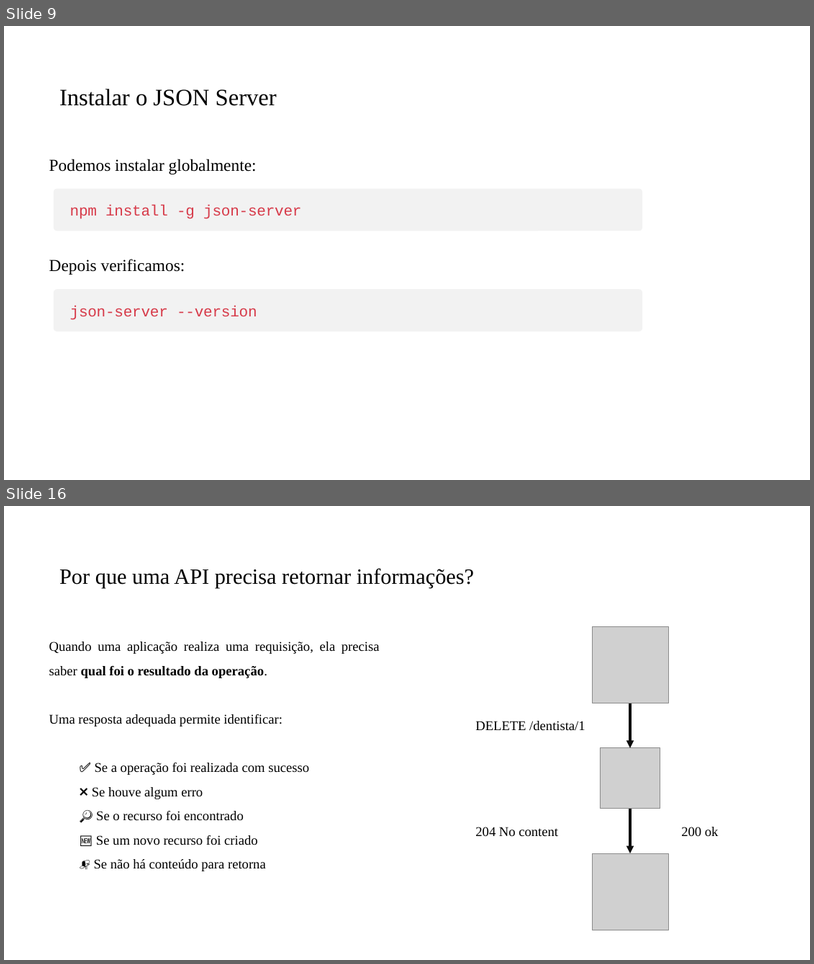
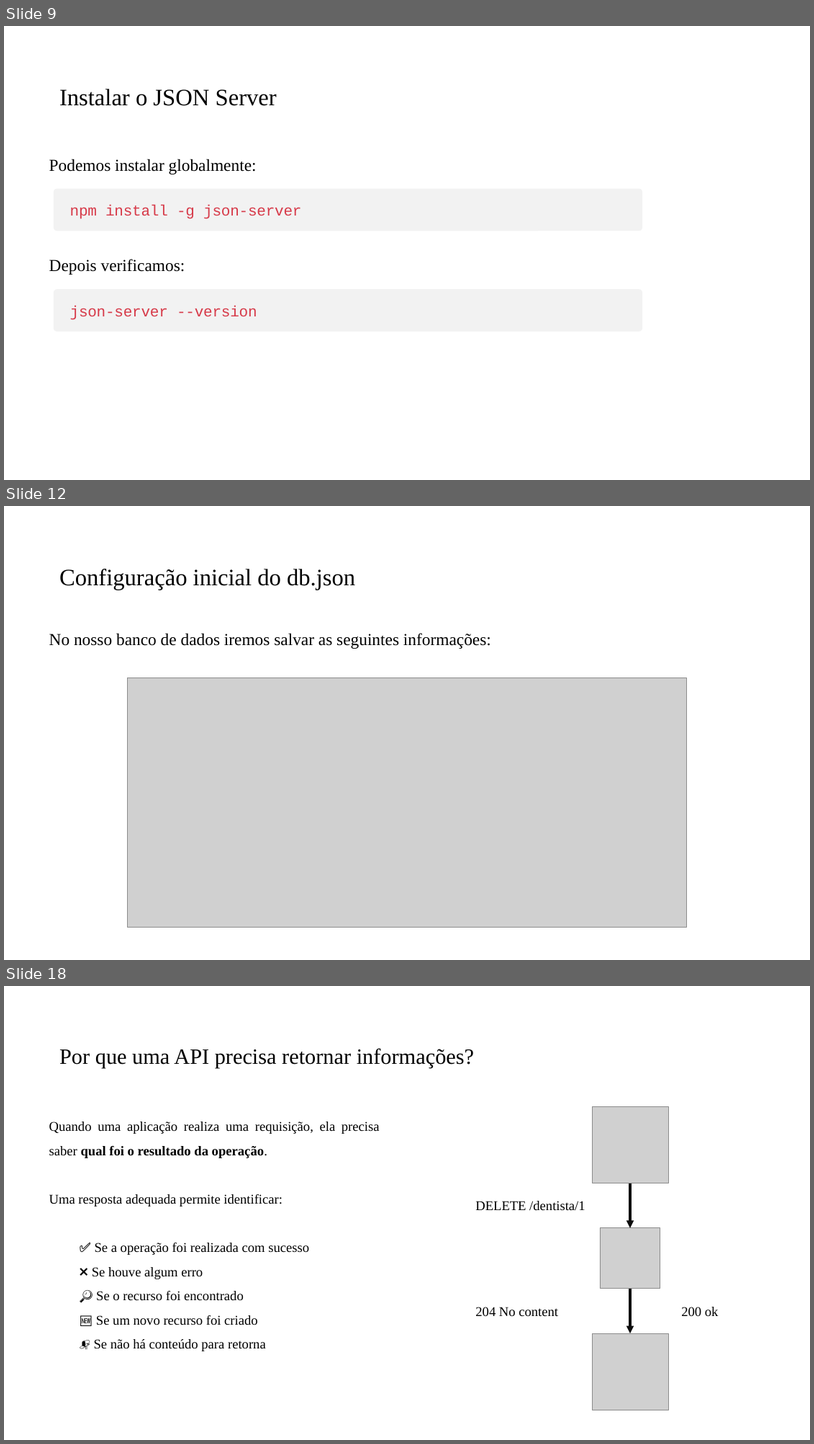
Before and after one commit to PedroMiho/UMC, a slide deck: SI/Programação para Internet/Módulo 2 - JavaScript/Aula03 - Implementado o CRUD/Implementando CRUD.pptx. Shown one above the other, each under a label of ours: slides 9 and 16 before the commit, slides 9, 12 and 18 after it; the slides between them are not shown. The pictures are 814x964 and 814x1444 pixels, drawn with LibreOffice and Linux fonts; fonts in the diff are those of the drawing; grey boxes stand for pictures; background and template pictures are left out. Boxes give left, top, right and bottom in pixels: in the first picture for what was removed or moved away, otherwise in the second. Text is boxed around its words. In the diff, an @@ line names an element or a change of style, - is before the commit and + after.

```diff
--- a/SI/Programação para Internet/Módulo 2 - JavaScript/Aula03 - Implementado o CRUD/Implementando CRUD.pptx
+++ b/SI/Programação para Internet/Módulo 2 - JavaScript/Aula03 - Implementado o CRUD/Implementando CRUD.pptx
@@ slide 12 added at [4,506,810,960], background #FFFFFF @@
@@ title added at [59,569,355,590], 28 pt, text #000000 @@
+Configuração inicial do db.json
@@ text added at [49,633,491,649], 20 pt, text #000000 @@
+No nosso banco de dados iremos salvar as seguintes informações:
@@ picture added at [127,678,687,926] @@
@@ what was slide 16 is now slide 18 @@
```
Also in this commit, not shown: 1 slide changed, 4 other slides added, 3 slides removed, 1 other file.
